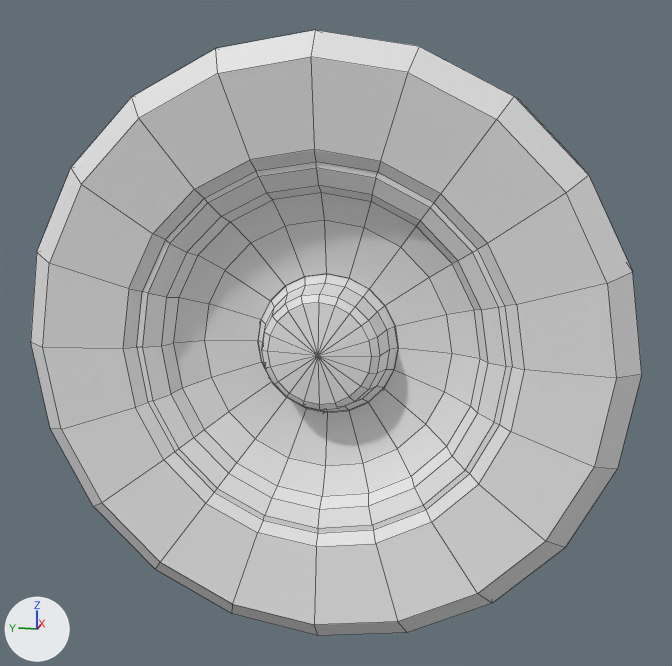
The Blender file Parts/Wheels/Wheels.blend: old version first, new version second.
Before and after are seen from a 50 mm camera at (-0.517, -0.099, 0.124) aimed at (-0.002, 0.004, -0.004). Arrows for +X, +Y and +Z are at lower left; the lights stay in place. Mesh edges are drawn as thin lines.

In view in the first picture: 'Vehicle_Wheel.15R CIV 2'.
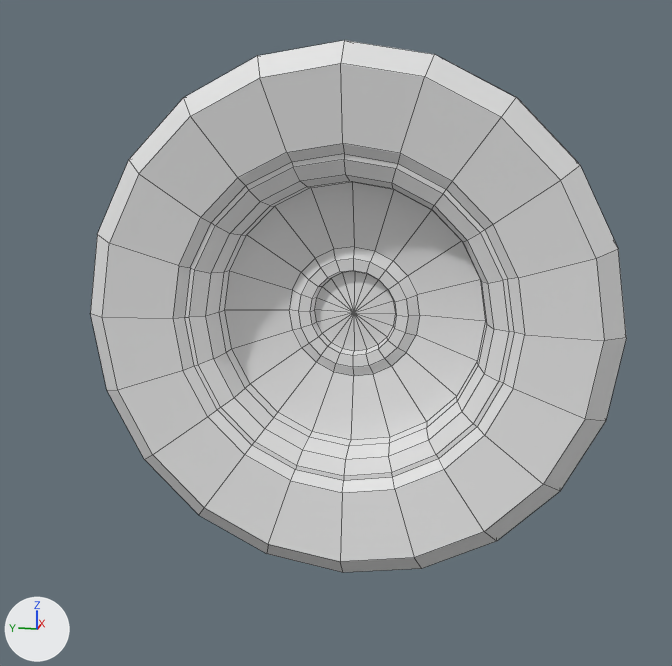
The newer file is also rescaled (x1.243), turned or shifted as a whole; pictures and numbers use the older file's frame.

Boxes [x1, y1, x2, y2] around the edits, measured in the pictures (672 x 666 px):
'Vehicle_Wheel.15R CIV 2', reshaped (12% narrower, 12% shorter)
    before: [31, 30, 642, 636]
    after: [91, 40, 626, 572]
part 1 of me_vehicle_wheel_15r_003, deleted
    before: [258, 274, 398, 412]
part 2 of me_vehicle_wheel_15r_003, built on
    before: [31, 30, 642, 636]
    after: [91, 40, 626, 572]

Patch to the scene script:
```diff
--- a/Parts/Wheels/Wheels.blend.py
+++ b/Parts/Wheels/Wheels.blend.py
@@ me_vehicle_wheel_15r_003 @@
 # used by ob_vehicle_wheel_15r_civ_2; location = (0.0, 0.0, 0.0)
-me_vehicle_wheel_15r_003.from_pydata(...)  # 502 vertices, 500 faces; spans x -0.081..0.081, y -0.158..0.158, z -0.158..0.158
+me_vehicle_wheel_15r_003.from_pydata(...)  # 482 vertices, 500 faces; spans x -0.009..0.081, y -0.158..0.158, z -0.158..0.158
+# me_vehicle_wheel_15r_003 part 1: the loose piece of 81 vertices spanning x -0.069..-0.045, y -0.038..0.038, z -0.038..0.038 is deleted
+# me_vehicle_wheel_15r_003 part 2
+# 20 vertices are removed from x -0.046, y -0.038..0.038, z -0.038..0.038
+# 20 faces are deleted
+# 60 vertices in x -0.081..-0.07, y -0.158..0.158, z -0.158..0.158 move by (0.072, 0.0, 0.0)
+# 60 vertices in x -0.075..-0.066, y -0.103..0.103, z -0.103..0.103 move by (0.073, 0.0, 0.0)
+# 20 vertices in x -0.059, y -0.082..0.082, z -0.082..0.082 move by (0.078, 0.0, 0.0)
+# 20 vertices move from x -0.051, y -0.067..0.067, z -0.067..0.067 to x 0.026, y -0.08..0.08, z -0.08..0.08
+# 81 vertices are added at x 0.031..0.037, y -0.041..0.041, z -0.041..0.041
+# 100 new faces join them
 me_vehicle_wheel_15r_003.materials.append(mat_caprice_out)
```
